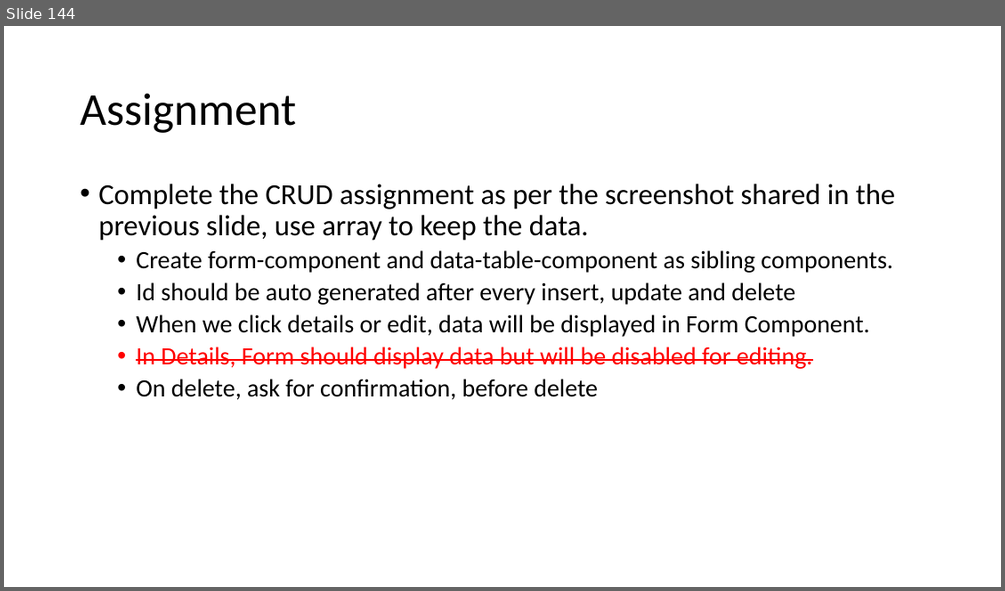
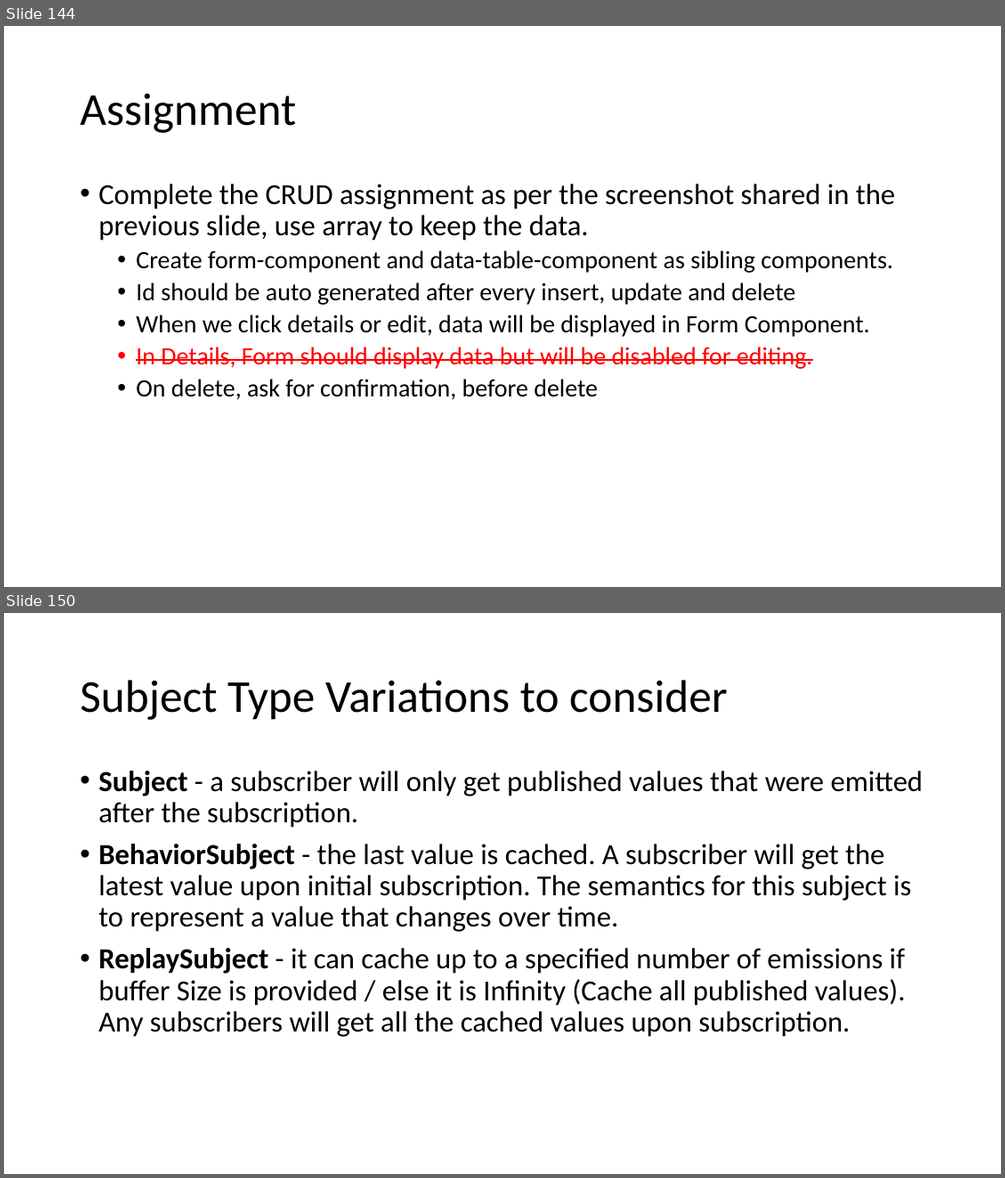
Before and after one commit to explore-with-manish/BFL_Byte_Jul23, a slide deck: Ng-Byte.pptx. Shown one above the other, each under a label of ours: slide 144 before the commit, slides 144 and 150 after it; the slides between them are not shown. The pictures are 1005x591 and 1005x1178 pixels, drawn with LibreOffice and Linux fonts; fonts in the diff are those of the drawing. Boxes give left, top, right and bottom in pixels: in the first picture for what was removed or moved away, otherwise in the second. Text is boxed around its words. In the diff, an @@ line names an element or a change of style, - is before the commit and + after.

```diff
--- a/Ng-Byte.pptx
+++ b/Ng-Byte.pptx
@@ slide 150 added at box(4, 613, 1001, 1174), background #FFFFFF @@
@@ title added at box(80, 680, 727, 720), 44 pt, text #000000 @@
+Subject Type Variations to consider
@@ text added at box(98, 771, 923, 1037), 28 pt, text #000000 @@
+• Subject - a subscriber will only get published values that were emitted after the subscription.
+• BehaviorSubject - the last value is cached. A subscriber will get the latest value upon initial subscription. The semantics for this subject is to represent a value that changes over time.
+• ReplaySubject - it can cache up to a specified number of emissions if buffer Size is provided / else it is Infinity (Cache all published values). Any subscribers will get all the cached values upon subscription.
```
Also in this commit, not shown: 28 other slides added.
